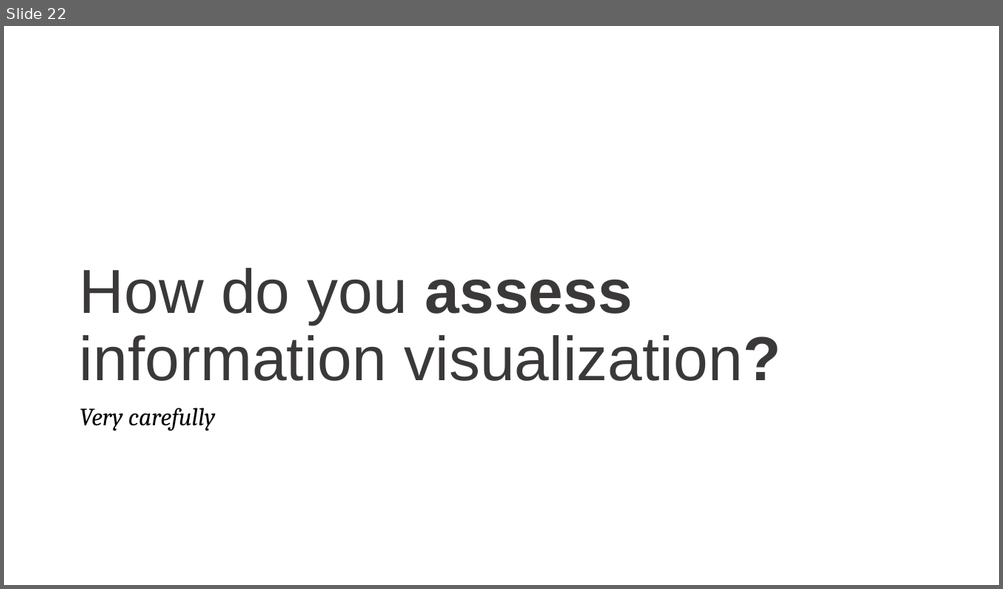
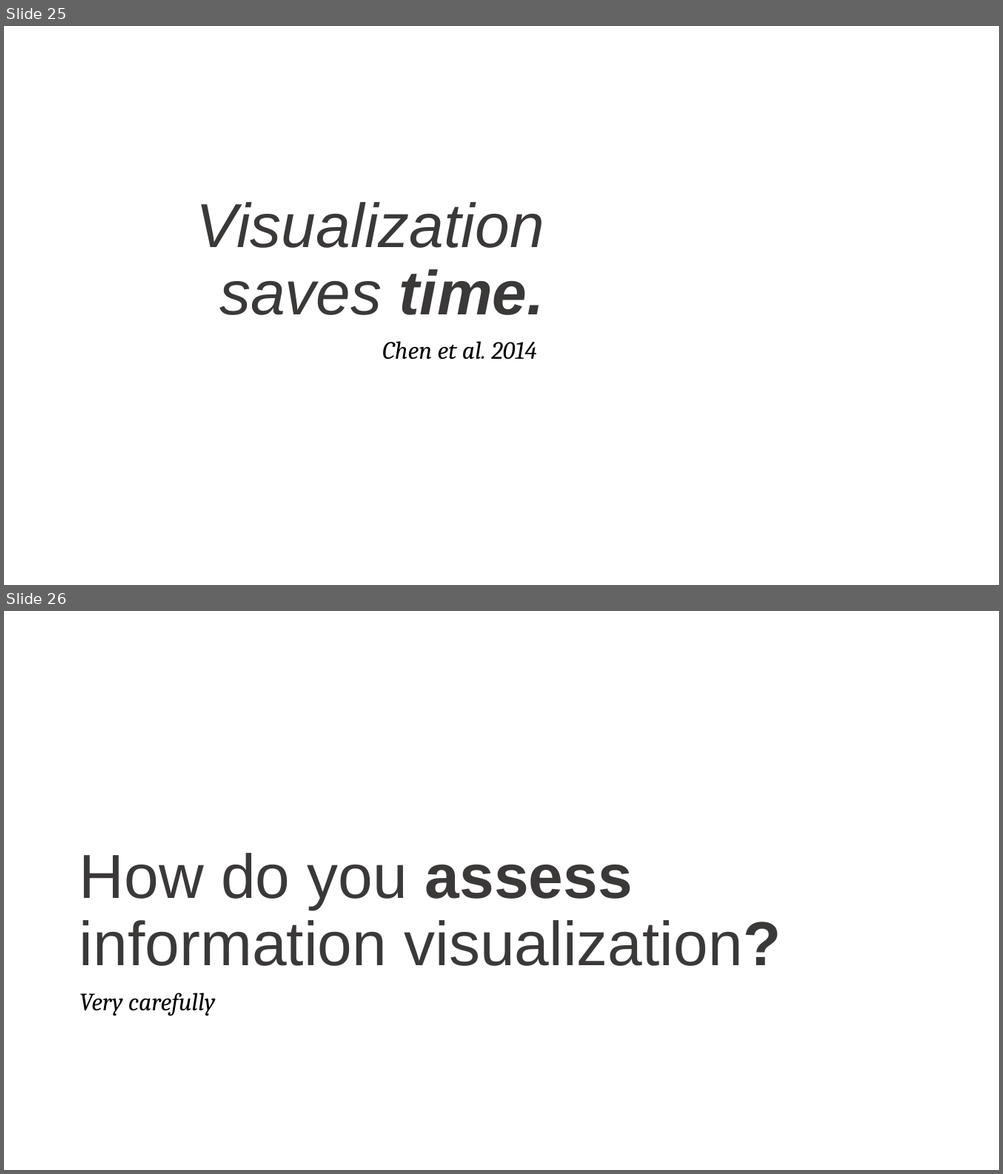
Before and after one commit to cathrynploehn-NIST/Visualizationintroduction, a slide deck: Information Visualization.pptx. Shown one above the other, each under a label of ours: slide 22 before the commit, slides 25 and 26 after it. The pictures are 1003x589 and 1003x1174 pixels, drawn with LibreOffice and Linux fonts; fonts in the diff are those of the drawing; background and template pictures are left out. Boxes give left, top, right and bottom in pixels: in the first picture for what was removed or moved away, otherwise in the second. Text is boxed around its words. In the diff, an @@ line names an element or a change of style, - is before the commit and + after.

```diff
--- a/Information Visualization.pptx
+++ b/Information Visualization.pptx
@@ slide 25 added at <box>4,26,999,585</box>, background picture (left out) @@
@@ title added at <box>196,202,544,315</box>, 60 pt, text #3B3838, italic @@
+Visualization saves time.
@@ text added at <box>382,341,537,360</box>, 24 pt, text #000000, italic @@
+Chen et al. 2014
@@ what was slide 22 is now slide 26 @@
```
Also in this commit, not shown: 9 other slides added.
